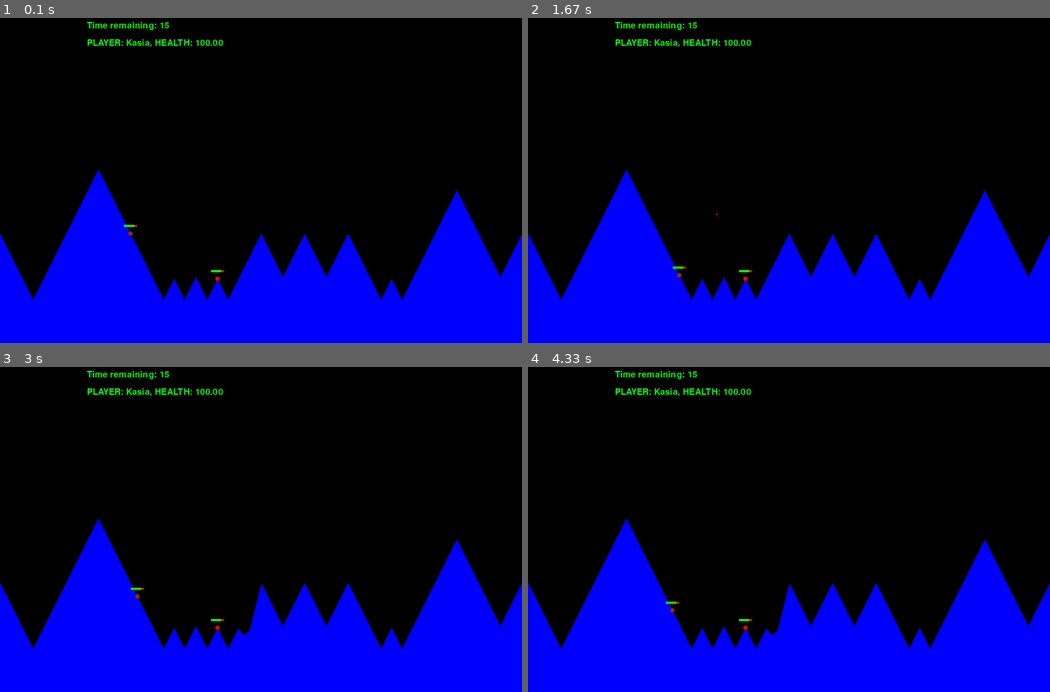
Above: before the commit, frames 1-4 (two rows, left to right).
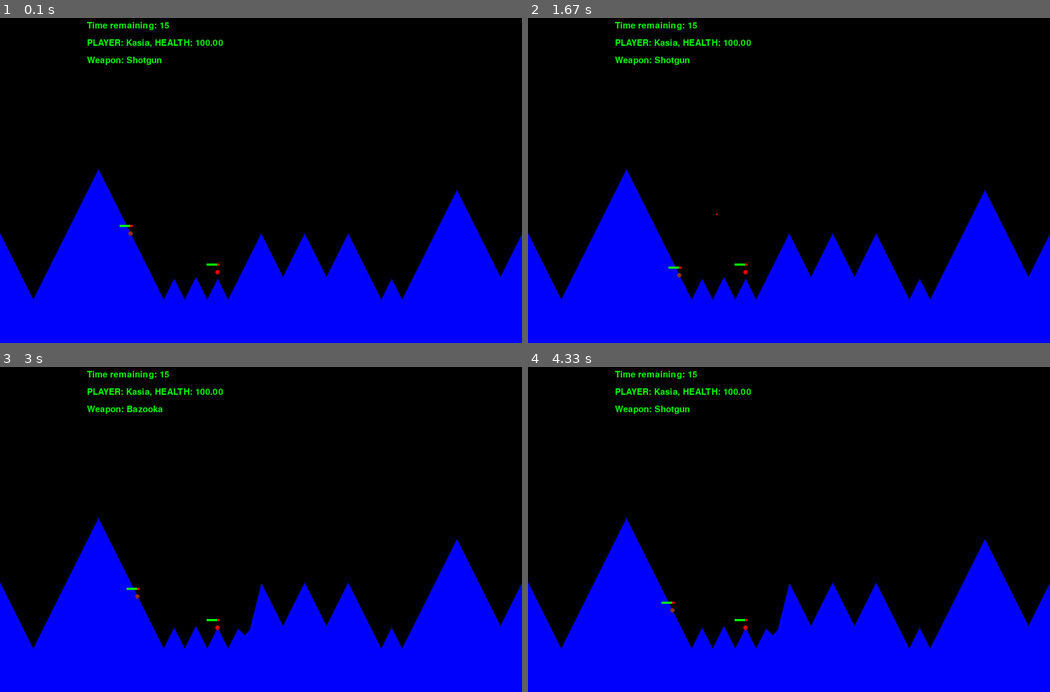
Above: after the commit, the same moments.

Repository: KatKopr/worms_in_pygame
Game: pygame game, started from main.py
The game is run twice, just before and just after one commit, with the same random seed, the same clock (stepped at 60 frames per second) and the same inputs.
Inputs:
- Up to frame 1 (0.1 s): no input
- Up to frame 2 (1.67 s): tap R at 0.33 s; hold Right 0.67-1.13 s; tap Space at 0.73, 1.03, 1.23, 1.53 s; hold Right 1.17-1.63 s
- Up to frame 3 (3 s): hold Left 1.67-2.2 s; tap Space at 1.73, 2.03, 2.3, 2.6, 2.73 s; hold Left 2.23-2.63 s; hold Right from 2.67 s (still down)
- Up to frame 4 (4.33 s): tap Space at 3.03, 3.4, 3.7, 3.9, 4.2 s; release Right at 3.3 s; hold Left 3.33-3.8 s; hold Right 3.83-4.3 s

The runs differ from the first frame. In frame 1, 0.3% of the frame differs, in the area x 16-43%, y 11-81%; in frame 2, 0.3%; in frame 3, 0.2%; in frame 4, 0.2%.

Commit message:
Add files via upload

Diff:
--- a/control.py
+++ b/control.py
@@ -15,6 +15,7 @@
         self.win=window
         self.world=[]
         self.events=[]
+        self.rocket_types=["Shotgun","Bazooka"]
         self.timer=Timer(self)
         self.frame=Frame(self)
         self.alive_worms=[]
@@ -27,9 +28,9 @@
         self.world = World(self.win, gamers)
         self.world.add_control(self)
         self.worm_no=0
-        self.worm=self.world.worms[self.worm_no]
+        self.worms=self.world.worms
+        self.worm=self.worms[self.worm_no]
         self.weapon=1
-        self.worms=self.world.worms
         self.alive_worms=[1]*len(gamers)
         for worm in self.worms:
             worm.add_control(self)
@@ -50,10 +51,7 @@
                 self.timer.set_timer(15)
 
     def change_weapon(self):
-        if self.worm.rocket_type==1:
-            self.worm.rocket_type=2
-        else:
-            self.worm.rocket_type=1
+        self.worm.rocket_type=(self.worm.rocket_type+1)%2
 
     def change_coordinates(self, x,y):
         return (x, self.win.get_height()-y)
@@ -68,7 +66,8 @@
             self.worm.speed=0
             self.worm.can_shoot=False
 
-    def over(self):
-        self.frame.winner()
-        pygame.time.delay(1000)
-        self.game.quit()
+    #def over(self):
+        #self.frame.winner()
+
+    def process_events(self, time_delta, events, worm):
+        self.worms[worm].process_events(time_delta, events, self.world, self.world.terrain)
--- a/frame.py
+++ b/frame.py
@@ -7,7 +7,8 @@
         self.control=control
         self.player=[]
         self.timer=self.control.timer
-
+        self.weapons=self.control.rocket_types
+        #self.weapons=["Shotgun","Bazooka"]
     def draw(self):
         self.player=self.control.world.gamers[self.control.worm_no]
         health=self.control.worm.health/0.008
@@ -15,11 +16,15 @@
         #y=self.control.win.get_height
         x=200
         y=700
-        text="PLAYER: "+ self.player +", HEALTH: %.2f" % health
-        self.write(text, x, y, 30)
-        text2="Time remaining: "+ str(self.control.timer.time_remaining)
-        self.write(text2, x, y+40, 30)
-
+        if sum(self.control.alive_worms) > 1:
+            text="PLAYER: "+ self.player +", HEALTH: %.2f" % health
+            self.write(text, x, y, 30)
+            text2="Time remaining: "+ str(self.control.timer.time_remaining)
+            self.write(text2, x, y+40, 30)
+            text3="Weapon: " + str(self.weapons[self.control.worm.rocket_type])
+            self.write(text3, x, y-40, 30)
+        else:
+            self.winner()
     def write(self, text, x, y, size):
         self.control.write(text, (0,255,0), x, y, size)
 
@@ -27,6 +32,11 @@
         x=400
         y=600
         a=self.control.alive_worms
-        winner_number=[i for i, v in enumerate(a) if v==1]
-        text="WINNER: "+ str(self.control.world.gamers[winner_number[0]])
+        if sum(self.control.alive_worms) > 0:
+            winner_number=[i for i, v in enumerate(a) if v==1]
+            text="WINNER: "+ str(self.control.world.gamers[winner_number[0]])
+        else:
+            text="WINNER: NONE"
+        text2="GAME OVER"
+        self.write(text2, x, y-50)
         self.write(text, x, y, 30)
--- a/game.py
+++ b/game.py
@@ -33,7 +33,7 @@
             #self.control.winner=self.control.alive_worms[0].name
             #self.quit
         next_time = time.time()
-        self.world.process_events(next_time - prev_time, events, self.control.worm_no)
+        self.control.process_events(next_time - prev_time, events, self.control.worm_no)
         self.time = next_time
         self.control.win.fill((0,0,0))
         self.world.draw(self.control.win)
--- a/main.py
+++ b/main.py
@@ -16,7 +16,7 @@
 
 control=Control(win)
 game=Game(control)
-gamers=("Kasia", "Mama")
+gamers=("Kasia", "Piotr")
 game.start(gamers)
 
 while game.running:
--- a/rocket.py
+++ b/rocket.py
@@ -5,7 +5,7 @@
 class Rocket:
     SPEED = 100
 
-    def __init__(self, x, y, o,type):
+    def __init__(self, x, y, o, type):
         self.x = x
         self.y = y
         self.t = 0
@@ -19,15 +19,15 @@
         return (x, y)
 
     def process_events(self, worm, time_delta, world, terrain):
-        self.t += time_delta;
+        self.t += time_delta - self.type*time_delta*0.5;
         (x, y) = self.get_pos()
         if terrain.get_level(int(x)) > y:
             worm.remove_rocket(self)
-            world.explode(x, y)
+            world.explode(x, y, self.type)
 
     def draw(self, window):
         (x, y) = self.get_pos()
-        if self.type==1:
+        if self.type==0:
             pygame.draw.circle(window, (255,0,0), (int(x), window.get_height() - int(y)), 2)
-        elif self.type==2:
-            pygame.draw.circle(window, (0,255,0), (int(x), window.get_height() - int(y)), 2)
+        elif self.type==1:
+            pygame.draw.circle(window, (0,255,0), (int(x), window.get_height() - int(y)), 4)
--- /dev/null
+++ b/start_window.py
@@ -0,0 +1,18 @@
+#!/usr/bin/env python3
+# -*- coding: utf-8 -*-
+
+class Start_Window:
+
+    def __init__(self):
+        self.gamers=[]
+        self.sound=True
+        self.game_running=False
+
+    def add_gamer(self, gamer):
+        self.gamers+=gamer
+
+    def sound_control(self):
+        self.sound=not self.sound
+
+    def start_game(self):
+        self.game_running=True
--- a/terrain.py
+++ b/terrain.py
@@ -25,9 +25,10 @@
         for i in range(len(self.level)):
             pygame.draw.line(window, (0,0,255), (i, window.get_height()), (i, window.get_height() - self.level[i]))
 
-    def explode(self, x, y):
+    def explode(self, x, y, type):
+        z=40*type
         for i in range(len(self.level)):
-            p = max(0, 40 - abs(x-i))
+            p = max(0, 40+z - abs(x-i))
             self.level[i] -= max(0, min(2*p, self.level[i]-(y-p)))
 
     def get_level(self, x):
--- a/world.py
+++ b/world.py
@@ -12,7 +12,7 @@
         self.worms=[]
         self.gamers=gamers
         for i in range(len(gamers)):
-            self.worms += [Worm(300+i*200, self.terrain.get_level(300+i*200), gamers[i],i)]
+            self.worms += [Worm(300+i*200, self.terrain.get_level(300+i*200)+15, gamers[i],i)]
         self.rockets = []
         self.window=window
         self.control = []
@@ -20,13 +20,13 @@
     def add_control(self, control):
         self.control=control
 
-    def process_events(self, time_delta, events, worm):
-        self.worms[worm].process_events(time_delta, events, self, self.terrain)
+    #def process_events(self, time_delta, events, worm):
+        #self.worms[worm].process_events(time_delta, events, self, self.terrain)
         #for r in self.rockets:
             #r.process_events(time_delta, self, self.terrain)
 
-    def explode(self, x, y):
-        self.terrain.explode(x, y)
+    def explode(self, x, y, type):
+        self.terrain.explode(x, y, type)
         for w in self.worms:
             w.explode(x, y, self.terrain, self)
 
--- a/worm.py
+++ b/worm.py
@@ -10,13 +10,16 @@
         self.health = 0.8
         self.orientation = 1
         self.color=(255,0,0)
-        self.rocket_type=1
+        self.rocket_type=0
         self.rockets=[]
         self.speed=100
         self.control=[]
         self.name=name
         self.can_shoot=True
         self.number=number
+        self.graphic_right=pygame.image.load("cat_right.png")
+        self.graphic_left=pygame.image.load("cat_left.png")
+        self.graphic=self.graphic_right
 
     def add_control(self, control):
         self.control=control
@@ -32,9 +35,11 @@
         if keys[pygame.K_LEFT]:
             self.orientation = -1
             self.x -= int(time_delta * self.speed)
+            self.graphic=self.graphic_left
         if keys[pygame.K_RIGHT]:
             self.orientation = 1
             self.x += int(time_delta * self.speed)
+            self.graphic=self.graphic_right
         self.y = int(terrain.get_level(self.x))
         for event in events:
             if event.type == pygame.KEYDOWN and event.key == ord("r") and self.can_shoot:
@@ -53,8 +58,9 @@
 
     def draw(self, window):
         pygame.draw.circle(window, self.color, (self.x, window.get_height() - self.y), 5)
-        pygame.draw.rect(window, (255,0,0), (self.x-15, window.get_height() - self.y-20, 30, 5))
-        pygame.draw.rect(window, (0,255,0), (self.x-15, window.get_height() - self.y-20, int(30*self.health), 5))
+        #self.control.win.blit(self.graphic, (self.x-10, window.get_height() - self.y - 30))
+        pygame.draw.rect(window, (255,0,0), (self.x-25, window.get_height() - self.y-20, 30, 5))
+        pygame.draw.rect(window, (0,255,0), (self.x-25, window.get_height() - self.y-20, int(30*self.health), 5))
         for r in self.rockets:
             r.draw(window)
         #pygame.draw.line(window, (255,0,255), (self.x, window.get_height() - self.y), (self.x + self.orientation * 20, window.get_height() - self.y - 20))
@@ -67,9 +73,9 @@
         self.speed=0
         self.can_shoot=False
         self.control.alive_worms[self.number]=0
-        print(sum(self.control.alive_worms))
-        if sum(self.control.alive_worms)<2:
-            self.control.over()
+        #print(sum(self.control.alive_worms))
+        #if sum(self.control.alive_worms)<2:
+            #self.control.over()
         #self.write("You are dead", (0,255,0))
 
     def write(self, text, color):
Binary file added: cat_left.png
Binary file added: cat_right.png
